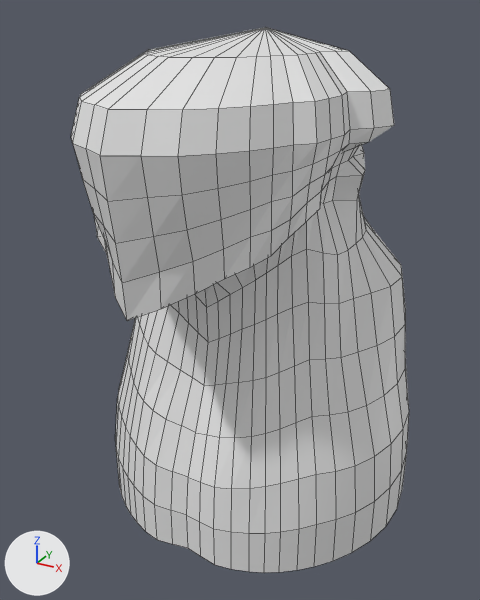
Before and after pictures for a commit that changed the OBJ model parts/head.obj.
One viewpoint serves both versions: a 50 mm lens placed at (0.569, -0.346, 0.937), pointed at (0.464, -0.155, 0.841). The lights are fixed; the arrows at lower left show +X, +Y and +Z. The picture after the commit comes second. Mesh edges are drawn as thin lines. Where no turn or scale is listed for an object, it has been applied to the vertices.

Before the edit, the objects in view are built like this:
```python
me_head = bpy.data.meshes.new('head')
me_head.from_pydata(...)  # 601 vertices, 600 faces; spans x 0.406..0.524, y -0.225..-0.081, z 0.76..0.931
ob_head = bpy.data.objects.new('head', me_head)
ob_head.location = (0.0, 0.0, 0.0)
```
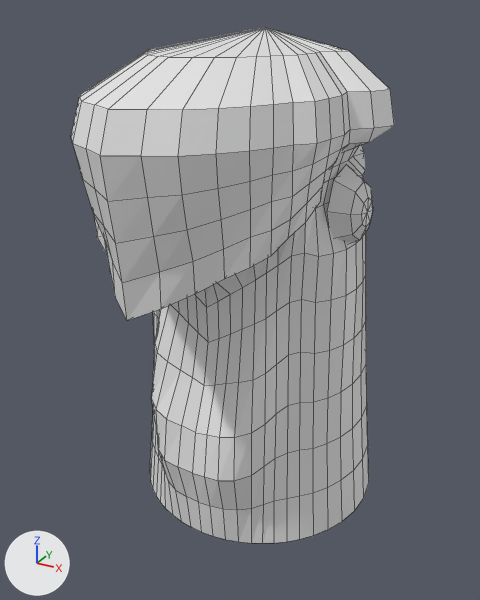
What changed in the scene script:
```text
Change me_head:
    used by ob_head; location = (0.0, 0.0, 0.0)
    remove me_head.from_pydata(...)  # 601 vertices, 600 faces; spans x 0.406..0.524, y -0.225..-0.081, z 0.76..0.931
    add me_head.from_pydata(...)  # 651 vertices, 648 faces; spans x 0.418..0.512, y -0.225..-0.094, z 0.76..0.931
    me_head part 1: a new loose piece of 25 vertices spanning x 0.496..0.508, y -0.159..-0.142, z 0.865..0.892
    me_head part 2
    4 vertices in x 0.435..0.494, y -0.167..-0.162, z 0.883..0.885 move by (0.0, 0.0, -0.002)
    4 vertices in x 0.429..0.5, y -0.174..-0.163, z 0.885..0.887 move by (0.0, 0.0, 0.002)
    3 vertices in x 0.489..0.493, y -0.194..-0.192, z 0.76..0.777 move by (-0.006, 0.012, 0.0)
    3 vertices in x 0.517..0.522, y -0.128..-0.127, z 0.778..0.832 move by (-0.014, -0.003, 0.0)
    3 vertices in x 0.515..0.518, y -0.115..-0.114, z 0.778..0.814 move by (-0.014, -0.007, 0.0)
    3 vertices in x 0.459..0.476, y -0.195..-0.194, z 0.791..0.792 move by (0.0, 0.003, 0.0)
    221 vertices move from x 0.406..0.524, y -0.197..-0.081, z 0.76..0.896 to x 0.419..0.51, y -0.191..-0.094, z 0.76..0.897
    other edits to the shape of me_head do not show in these pictures
```

What differs and where, as boxes (x1, y1, x2, y2) in the pictures (480 x 600 px; the box of a moved part takes in the faces that stretch with it):
'head', reshaped: before (71, 27, 409, 573); after (71, 27, 394, 543)
part 1 of me_head, added: after (327, 164, 373, 244)
part 2 of me_head, moved or reshaped: before (115, 144, 409, 573); after (150, 145, 369, 543)
